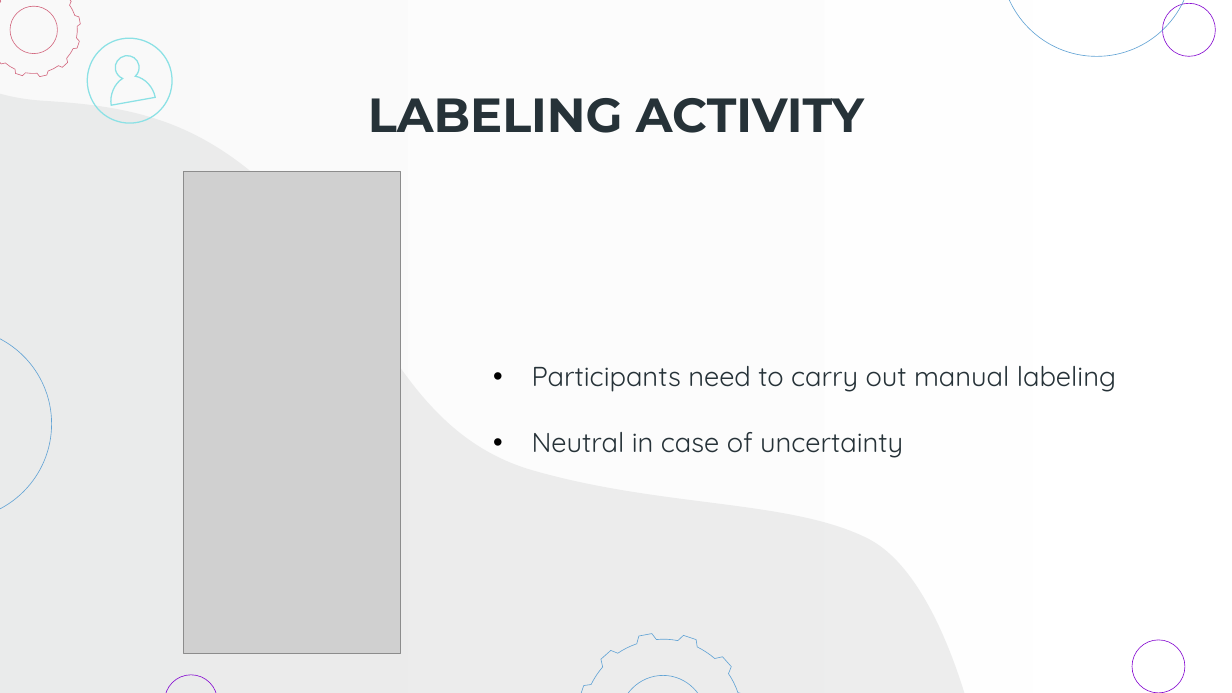
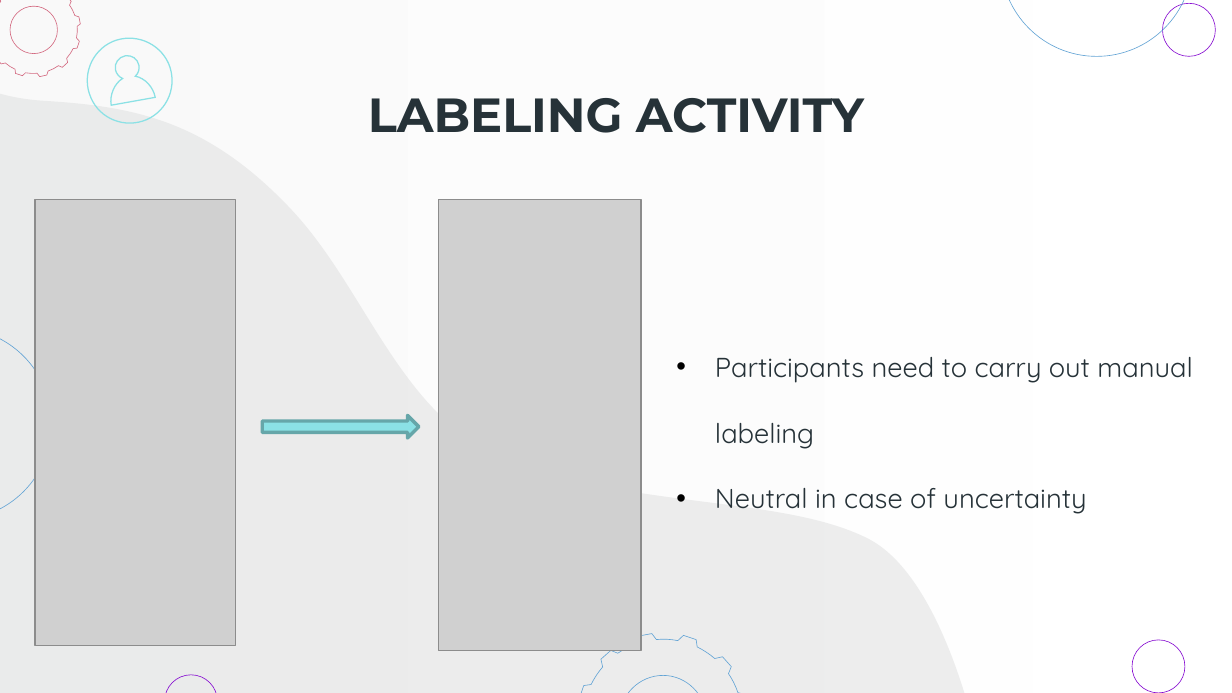
Before and after one commit to gerti98/MobileProject, a slide deck: slide 13 of Presentation/Presentazione Finale.pptx. Drawn at 1232x693 pixels with LibreOffice and Linux fonts; fonts in the diff are those of the drawing; grey boxes stand for pictures. Boxes give left, top, right and bottom in pixels: in the first picture for what was removed or moved away, otherwise in the second. Text is boxed around its words. In the diff, an @@ line names an element or a change of style, - is before the commit and + after.

```diff
--- a/Presentation/Presentazione Finale.pptx
+++ b/Presentation/Presentazione Finale.pptx
@@ picture added at box(36, 200, 237, 646) @@
@@ picture: place and size @@
-picture at box(184, 171, 400, 653)
+picture at box(439, 200, 642, 650)
@@ text "Participants need to carry out ..." rewrapped from box(532, 366, 1116, 458) to box(715, 357, 1192, 514) @@
@@ right arrow added at box(262, 415, 419, 437), fill #8BE1E5, outline #67A6A9 2 pt @@
```
Also in this commit, not shown: 3 other slides changed.
